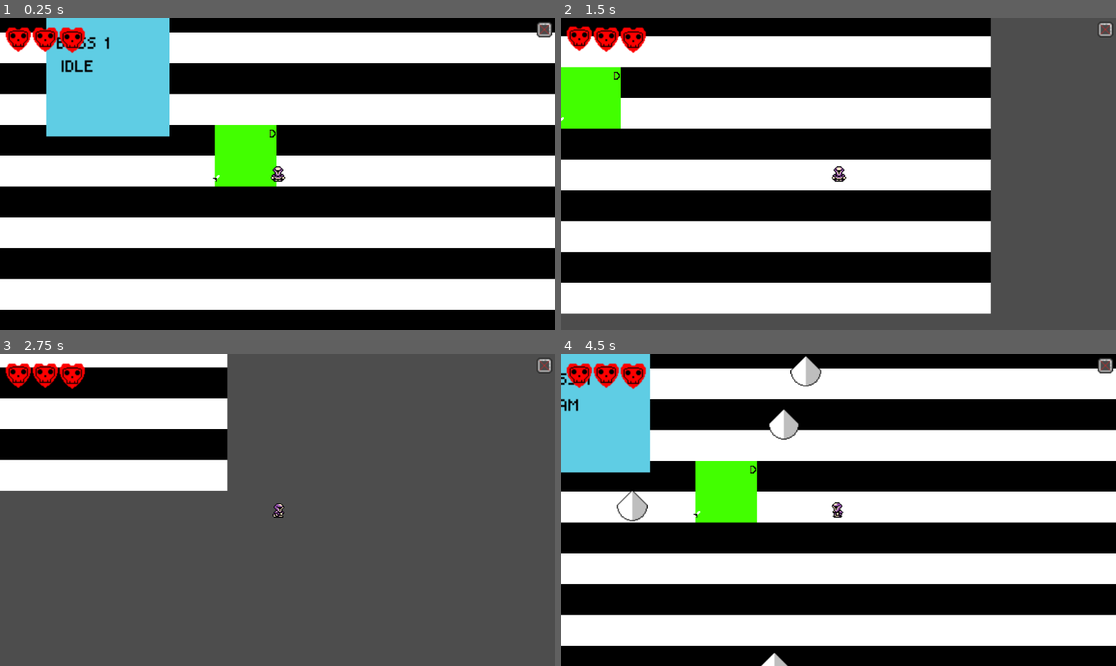
Above: before the commit, frames 1-4 (two rows, left to right).
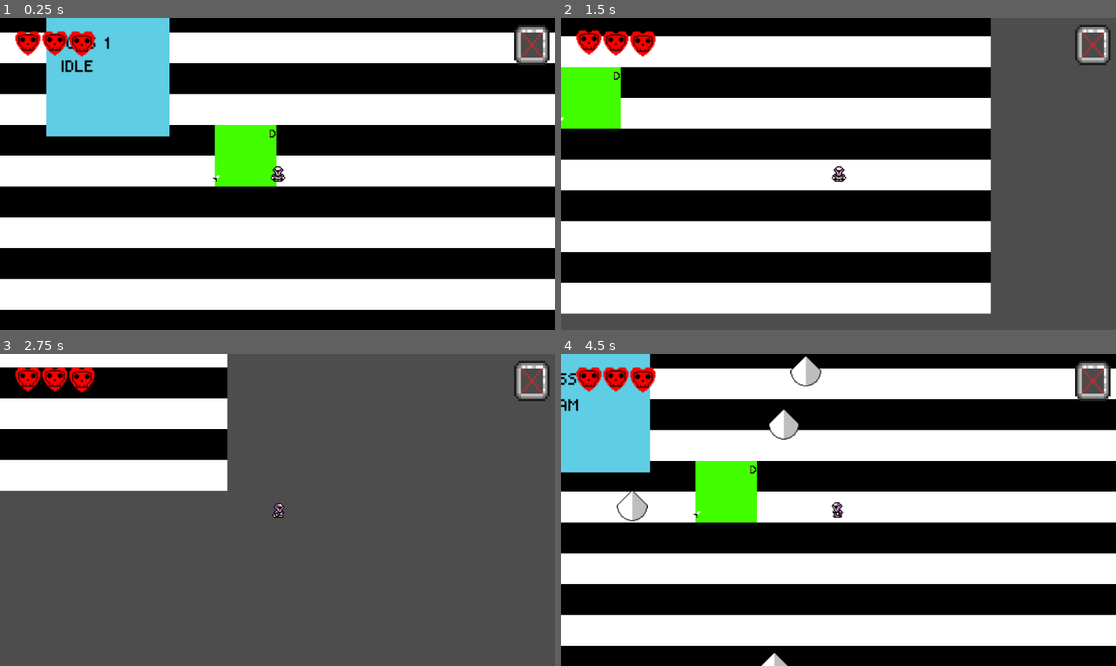
Above: after the commit, the same moments.

Repository: septimus1213/The-Ebon-Synod-TempName-
Game: Godot game, scene res://root.tscn
Two runs of this game, one before a commit and one after it. Both use one fixed random seed, a clock stepped at 60 frames per second and the inputs below.
Inputs (mouse positions are in pixels of both pictures, inside the frame that each line leads up to):
- Up to frame 1 (0.25 s): no input
- Up to frame 2 (1.5 s): tap Enter at 0.5 s; move the mouse to (960, 158) at 0.52 s; hold D (move_right) 0.53-1.28 s; tap Q (Drop_Item) at 0.6 s; tap E (Pickup_Item) at 0.8, 1.35 s; move the mouse to (727, 189) at 1.27 s; hold S (move_down) from 1.28 s (still down)
- Up to frame 3 (2.75 s): tap Q (Drop_Item) at 1.55 s; move the mouse to (333, 441) at 2.02 s; release S (move_down) at 2.03 s; hold D (move_right) from 2.03 s (still down); click (333, 441) at 2.1 s; tap E (Pickup_Item) at 2.3 s
- Up to frame 4 (4.5 s): move the mouse to (810, 572) at 2.77 s; release D (move_right) at 2.78 s; hold W (move_up) 2.78-3.53 s; tap Q (Drop_Item) at 2.85 s; move the mouse to (1005, 556) at 3.52 s; hold A (move_left) from 3.53 s (still down); tap E (Pickup_Item) at 3.6 s; move the mouse to (672, 463) at 4.27 s; tap Shift (dash) at 4.35 s

The runs differ from the first frame. In frame 1, 1.9% of the frame differs, in the area x 1-100%, y 1-16%; in frame 2, 1.6%; in frame 3, 1.6%; in frame 4, 1.9%.

Commit message:
health bar and weapon icon fixed

Diff:
--- a/Scripts/bow_ground.gd
+++ b/Scripts/bow_ground.gd
@@ -2,12 +2,13 @@
 
 @export var weapon_type: int = 2  # 0 = none, 1 = sword, 2 = bow
 @onready var label: Label = $Label
-
+@onready var weaponicons: AnimatedSprite2D = $"../playerfollow/WeaponIcons/AnimatedSprite2D"
 func _process(delta):
 	if Input.is_action_just_pressed("Pickup_Item") and label.visible:
 		var player = get_tree().get_first_node_in_group("player")
 		if player and player.current_weapon == 0:  # only if no weapon
 			player.pickup_weapon(weapon_type)
+			weaponicons.play("crossbow")
 			queue_free()  # remove weapon from ground
 
 func _on_body_entered(body):
--- a/Scripts/scr_player/player.gd
+++ b/Scripts/scr_player/player.gd
@@ -17,8 +17,8 @@
 @export var sword_knockback_force = 200.0
 
 # Health
-@export var max_health = 1300
-var current_health = 1300
+@export var max_health = 300
+var current_health = 300
 
 # Weapon system
 enum Weapon { NONE, SWORD, BOW }
@@ -44,6 +44,8 @@
 @onready var weapon_sprite: Sprite2D = $WeaponSprite
 @onready var health_bar: AnimatedSprite2D = $"../playerfollow/HealthBar"
 @onready var sword_hitbox: Area2D = $SwordHitbox
+@onready var weaponicons: AnimatedSprite2D = $"../playerfollow/WeaponIcons/AnimatedSprite2D"
+@onready var Healthbar: AnimatedSprite2D = $"../playerfollow/HealthBar"
 
 func _ready():
 	current_health = max_health
@@ -151,6 +153,7 @@
 	var dropped = current_weapon
 	current_weapon = Weapon.NONE
 	update_weapon_visuals()
+	weaponicons.play("none")
 	return dropped
 
 func handle_drop_weapon():
@@ -261,6 +264,16 @@
 
 	if current_health == 0:
 		die()
+		Healthbar.play("dead")
+	elif current_health <= 100:
+		Healthbar.play("1 heart")
+	elif current_health > 100 and current_health <= 200:
+		Healthbar.play("2 hearts")
+	elif current_health > 200 and current_health <= 300:
+		Healthbar.play("default")
+	else:
+		print("player has to much hp")
+
 
 func update_health_bar():
 	if current_health <= 200 and current_health > 100:
--- a/Scripts/sword_ground.gd
+++ b/Scripts/sword_ground.gd
@@ -2,12 +2,13 @@
 
 @export var weapon_type: int = 1  # 0 = none, 1 = sword, 2 = bow
 @onready var label: Label = $Label
-
+@onready var weaponicons: AnimatedSprite2D = $"../playerfollow/WeaponIcons/AnimatedSprite2D"
 func _process(delta):
 	if Input.is_action_just_pressed("Pickup_Item") and label.visible:
 		var player = get_tree().get_first_node_in_group("player")
 		if player and player.current_weapon == 0:  # only if no weapon
 			player.pickup_weapon(weapon_type)
+			weaponicons.play("sword")
 			queue_free()  # remove weapon from ground
 
 func _on_body_entered(body):
--- a/root.tscn
+++ b/root.tscn
@@ -274,14 +274,16 @@
 position = Vector2(3, 47)
 
 [node name="AnimatedSprite2D" type="AnimatedSprite2D" parent="playerfollow/WeaponIcons"]
-position = Vector2(274, -197)
+texture_filter = 1
+position = Vector2(261, -181)
+scale = Vector2(2.3125, 2.625)
 sprite_frames = SubResource("SpriteFrames_r3r3k")
-animation = &"none"
+animation = &"sword"
 autoplay = "none"
 
 [node name="HealthBar" type="AnimatedSprite2D" parent="playerfollow"]
 z_index = 7
-position = Vector2(-235, -110)
+position = Vector2(-225, -106)
 sprite_frames = SubResource("SpriteFrames_sq7yr")
 autoplay = "default"
 
